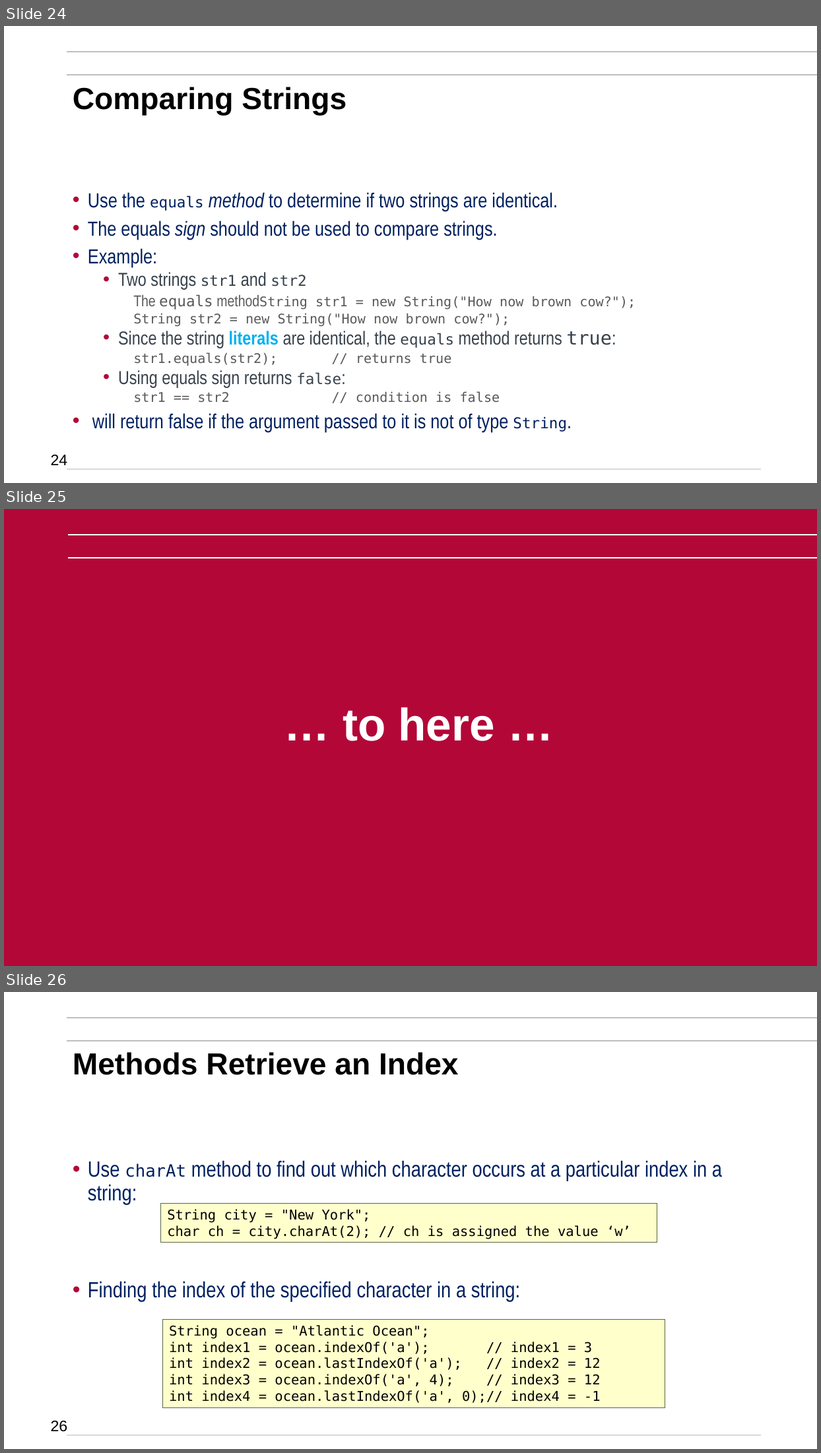
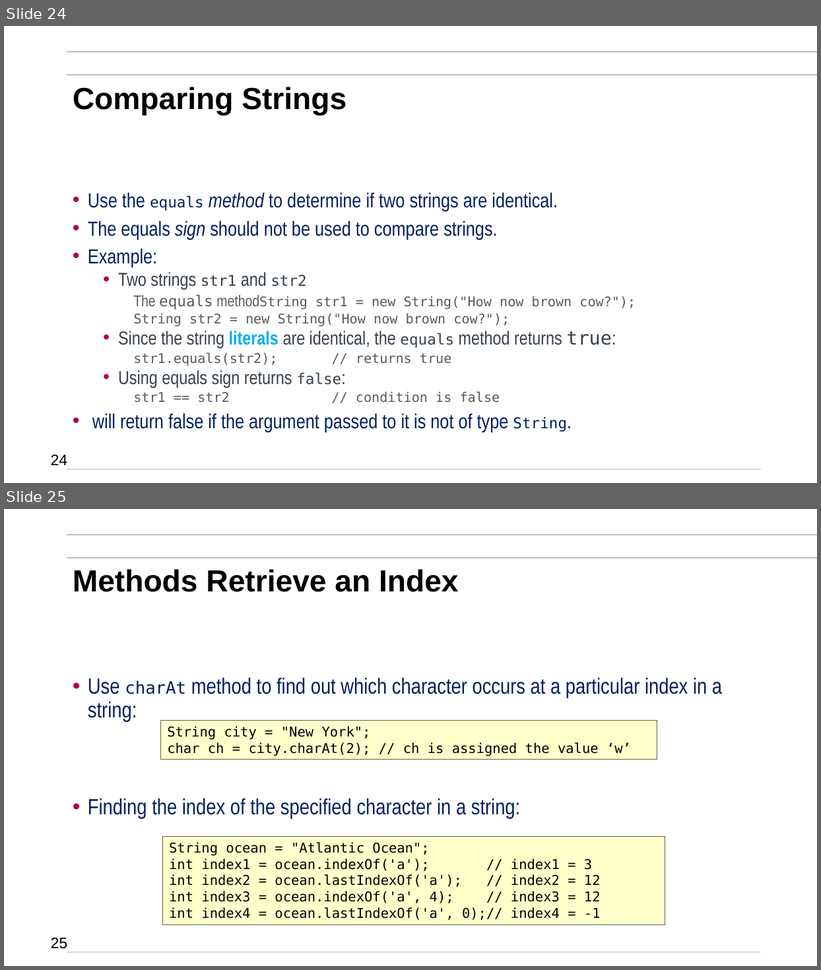
Before and after one commit to mikegrace2/CSEN160-Fall2026-Course-Website, a slide deck: lectures/Week01_JavaRefresher/3_JavaRefresher_V4.pptx. Shown one above the other, each under a label of ours: slides 24, 25 and 26 before the commit, slides 24 and 25 after it. The pictures are 821x1453 and 821x970 pixels, drawn with LibreOffice and Linux fonts; fonts in the diff are those of the drawing; background and template pictures are left out. Boxes give left, top, right and bottom in pixels: in the first picture for what was removed or moved away, otherwise in the second. Text is boxed around its words. In the diff, an @@ line names an element or a change of style, - is before the commit and + after.

Commit message:
Remove ... to here ... page

```diff
--- a/lectures/Week01_JavaRefresher/3_JavaRefresher_V4.pptx
+++ b/lectures/Week01_JavaRefresher/3_JavaRefresher_V4.pptx
@@ slide 25 removed at <box>4,509,817,966</box>, background #B30738 @@
@@ line removed from (68, 535) to (817, 535) @@
@@ line removed from (68, 558) to (817, 558) @@
@@ title removed at <box>343,707,495,741</box> @@
-… to here …
@@ what was slide 26 is now slide 25 @@
@@ page number at <box>51,938,68,949</box>: text changed @@
-26
+25
```
